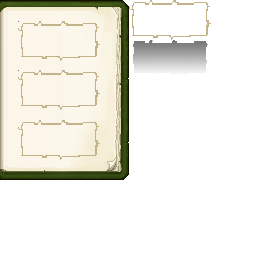
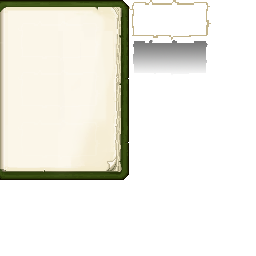
Layered file, before and after one edit (256x256). Changes by layer:
hid "Layer 11", painted on it over [18, 21, 100, 110]
hid "Layer 10", painted on it over [18, 70, 100, 160]
hid "Layer 9", painted on it over [18, 21, 100, 61]
